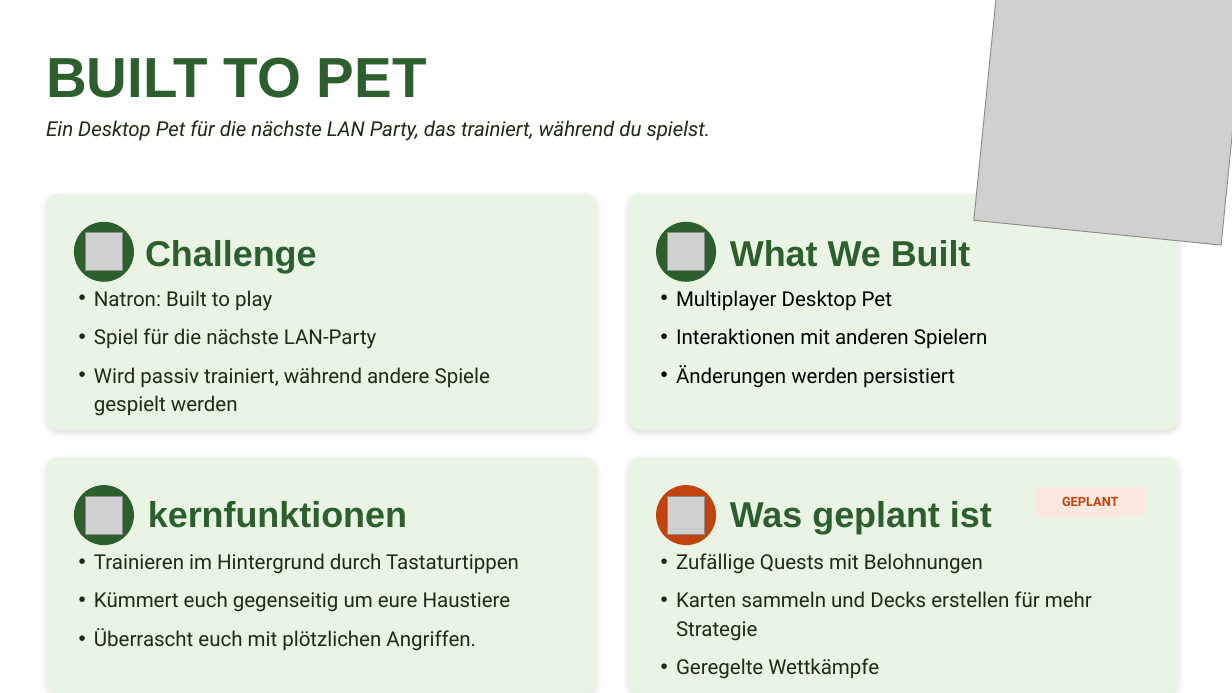
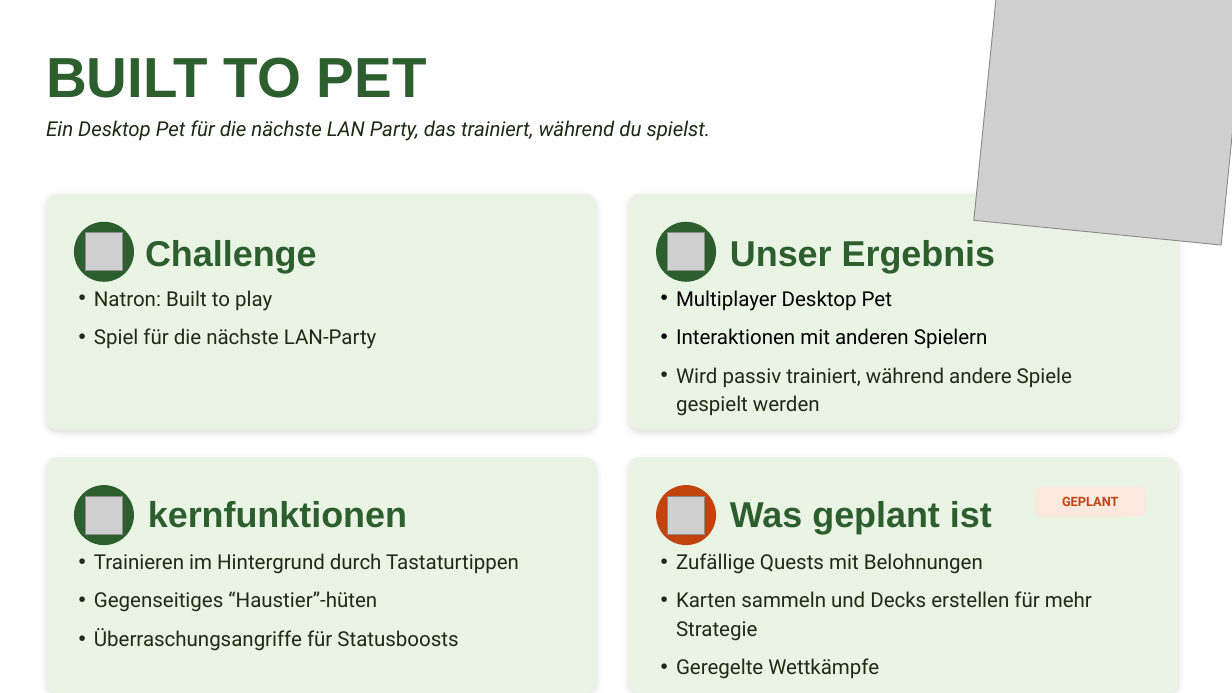
Before and after one commit to app-castle/bernhackt-built-to-play, a slide deck: slide 1 of presentation/Built-to-Pet_Pitch-Präsentation_V1.0.pptx. Drawn at 1232x693 pixels with LibreOffice and Linux fonts; fonts in the diff are those of the drawing; grey boxes stand for pictures. Boxes give left, top, right and bottom in pixels: in the first picture for what was removed or moved away, otherwise in the second. Text is boxed around its words. In the diff, an @@ line names an element or a change of style, - is before the commit and + after.

Commit message:
presentation: fixes and polish

```diff
--- a/presentation/Built-to-Pet_Pitch-Präsentation_V1.0.pptx
+++ b/presentation/Built-to-Pet_Pitch-Präsentation_V1.0.pptx
@@ text at box(730, 240, 996, 273): text changed @@
-What We Built
+Unser Ergebnis
@@ text at box(94, 367, 490, 416): paragraph removed @@
-• Wird passiv trainiert, während andere Spiele gespielt werden
@@ text at box(676, 367, 1072, 416): text changed; text colour #000000 to #1E2B15 @@
-• Änderungen werden persistiert
+• Wird passiv trainiert, während andere Spiele gespielt werden
@@ text at box(94, 591, 458, 651): text changed @@
-• Kümmert euch gegenseitig um eure Haustiere
-• Überrascht euch mit plötzlichen Angriffen.
+• Gegenseitiges “Haustier”-hüten
+• Überraschungsangriffe für Statusboosts
```
